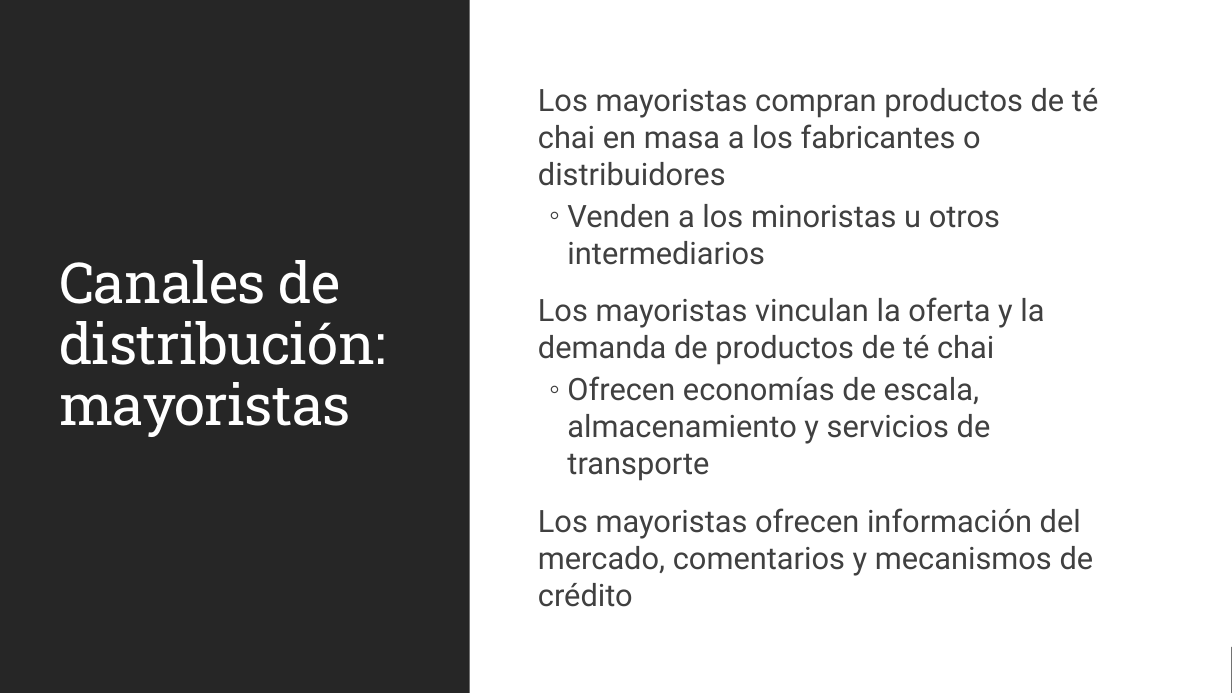
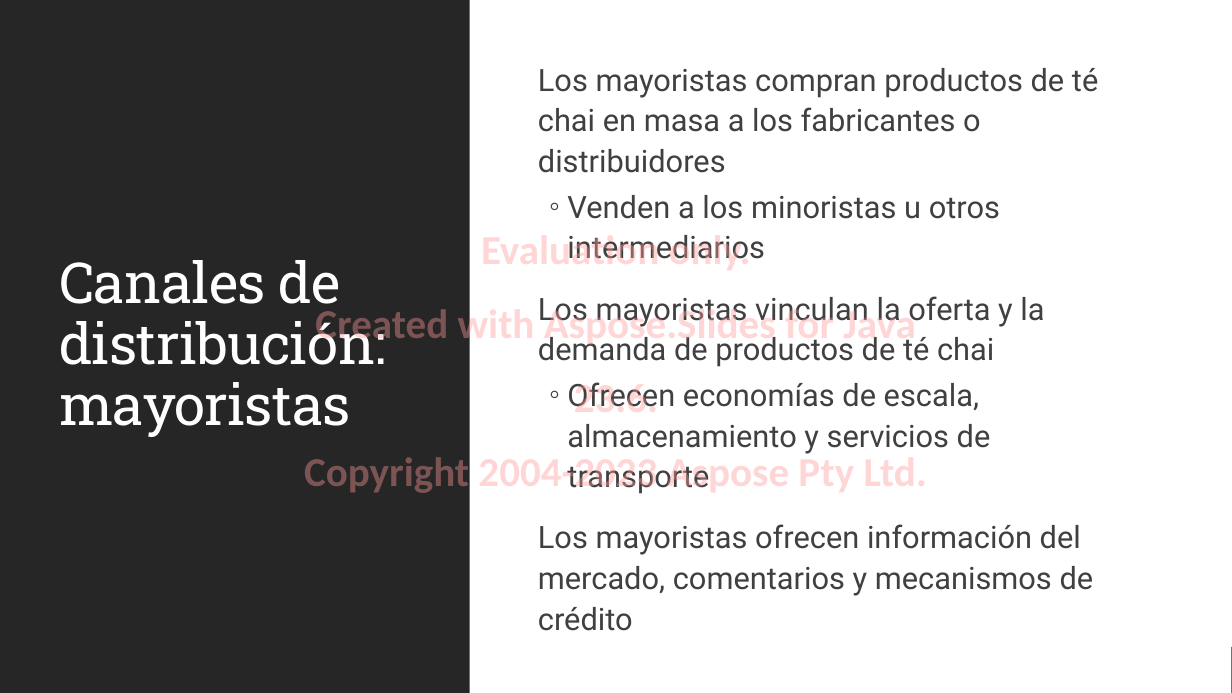
Before and after one commit to MicrosoftLearning/MS-4004-Empower-workforce-copilot-use-cases.es-es, a slide deck: slide 9 of ResourceFiles/Mystic Spice Premium Chai Market Analysis Presentation.pptx. Drawn at 1232x693 pixels with LibreOffice and Linux fonts; fonts in the diff are those of the drawing. Boxes give left, top, right and bottom in pixels: in the first picture for what was removed or moved away, otherwise in the second. Text is boxed around its words. In the diff, an @@ line names an element or a change of style, - is before the commit and + after.

```diff
--- a/ResourceFiles/Mystic Spice Premium Chai Market Analysis Presentation.pptx
+++ b/ResourceFiles/Mystic Spice Premium Chai Market Analysis Presentation.pptx
@@ text "Los mayoristas compran productos de ..." at [538,68,1098,631]: line spacing 1 to 1.1 @@
@@ text added at [304,235,927,494], 32 pt, text #FF9999 at 40% opacity, bold @@
+Evaluation only.
+Created with Aspose.Slides for Java 23.6.
+Copyright 2004-2023 Aspose Pty Ltd.
```
Also in this commit, not shown: 13 other slides changed, 28 other files.
